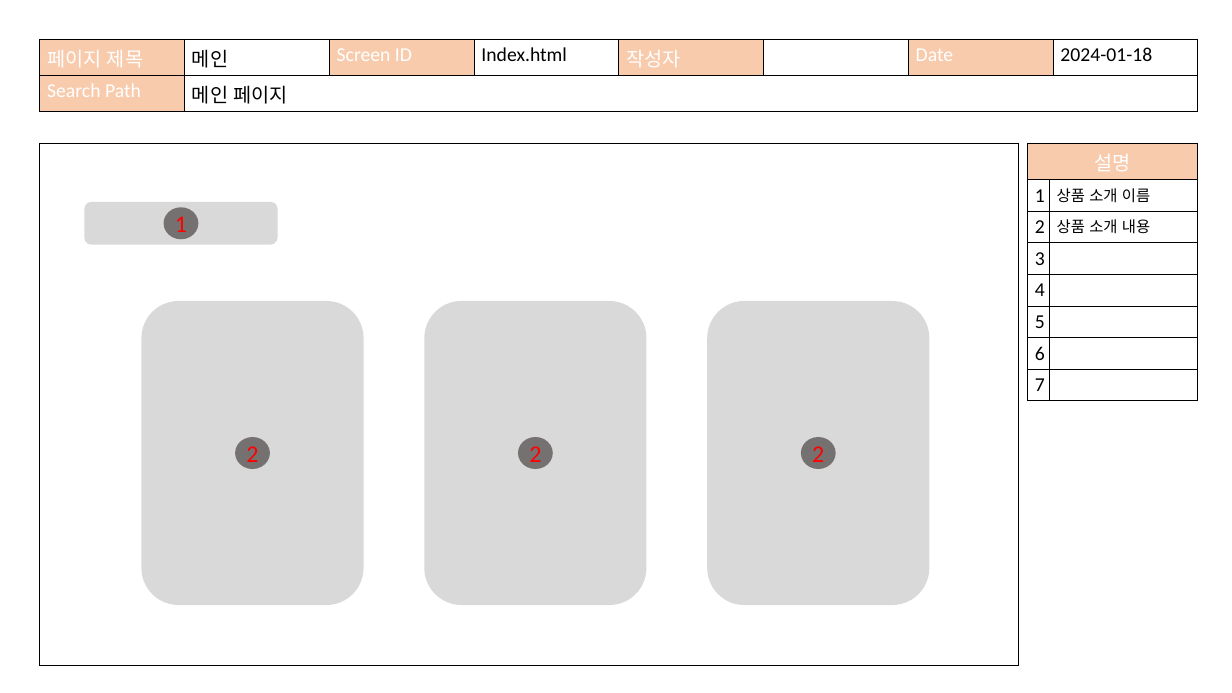
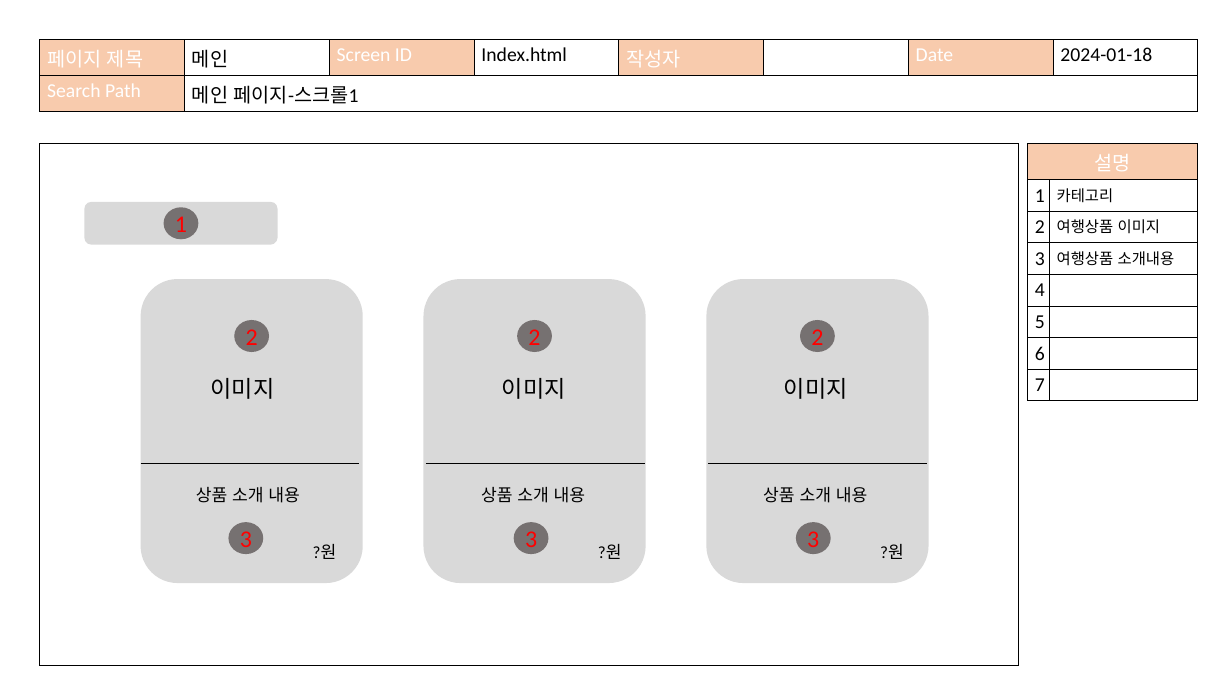
Before and after one commit to kang1211/KangProject, a slide deck: slide 3 of TeamProject/팀프로젝트설계.pptx. Drawn at 1232x693 pixels with LibreOffice and Linux fonts; fonts in the diff are those of the drawing. Boxes give left, top, right and bottom in pixels: in the first picture for what was removed or moved away, otherwise in the second. Text is boxed around its words. In the diff, an @@ line names an element or a change of style, - is before the commit and + after.

```diff
--- a/TeamProject/팀프로젝트설계.pptx
+++ b/TeamProject/팀프로젝트설계.pptx
@@ table at <box>39,39,1198,108</box> @@
-row 2, column 2: 메인 페이지
+row 2, column 2: 메인 페이지-스크롤1
@@ rectangle at <box>39,144,1019,666</box>: fill #FFFFFF to none @@
@@ table at <box>1027,144,1198,395</box> @@
-row 2, column 2: 상품 소개 이름
+row 2, column 2: 카테고리
-row 3, column 2: 상품 소개 내용
+row 3, column 2: 여행상품 이미지
-row 4, column 2: 
+row 4, column 2: 여행상품 소개내용
@@ 3 rounded rectangles: place and size @@
-3 rounded rectangles at <box>142,301,930,606</box>
+3 rounded rectangles at <box>140,279,929,583</box>
@@ 3 ellipses: place and size @@
-3 ellipses at <box>235,437,836,469</box>
+3 ellipses at <box>234,320,835,352</box>
@@ text added at <box>211,378,275,399</box>, 27 pt, text #000000 @@
+이미지
@@ text added at <box>502,378,566,399</box>, 27 pt, text #000000 @@
+이미지
@@ text added at <box>784,378,848,399</box>, 27 pt, text #000000 @@
+이미지
@@ group added at <box>140,463,360,559</box>: 2 texts, 1 ellipse, 1 line @@
+3
+상품 소개 내용
+?원
@@ group added at <box>426,463,645,559</box>: 2 texts, 1 ellipse, 1 line @@
+3
+상품 소개 내용
+?원
@@ group added at <box>708,463,927,559</box>: 2 texts, 1 ellipse, 1 line @@
+3
+상품 소개 내용
+?원
```
Also in this commit, not shown: 3 other slides changed, 11 slides added.
